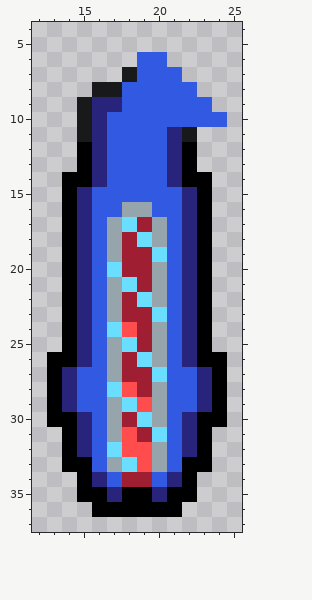
Pixel-art file: Assets/Player/Eletric/weapon_laser.aseprite. The picture above is the old version.
30x43 pixels, 1 frame. Shown: x 12..25, y 4..37.
After:
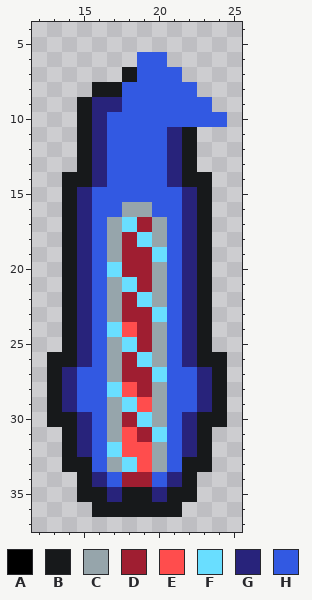
Palette (. is transparent): A #000000  B #17191b  C #96a5ab  D #9f1e31  E #ff4d4d  F #69deff  G #28237b  H #3259e2
What changed:
Colour B replaces colour A in rows 12 to 13 at x 15 and 22; in row 14 at x 14 to 15 and 22 to 23; in rows 15 to 25 at x 14 and 23; in row 26 at x 13 to 14 and 23 to 24; in rows 27 to 29 at x 13 and 24; in row 30 at x 13 to 14 and 23 to 24.
Colour B replaces colour A in rows 31 to 32 at x 14 and 23; in row 33 at x 14 to 15 and 22 to 23; in row 34 at x 15 and 22; in row 35 at x 15 to 16, 18 to 19 and 21 to 22; in row 36 at x 16 to 21.
